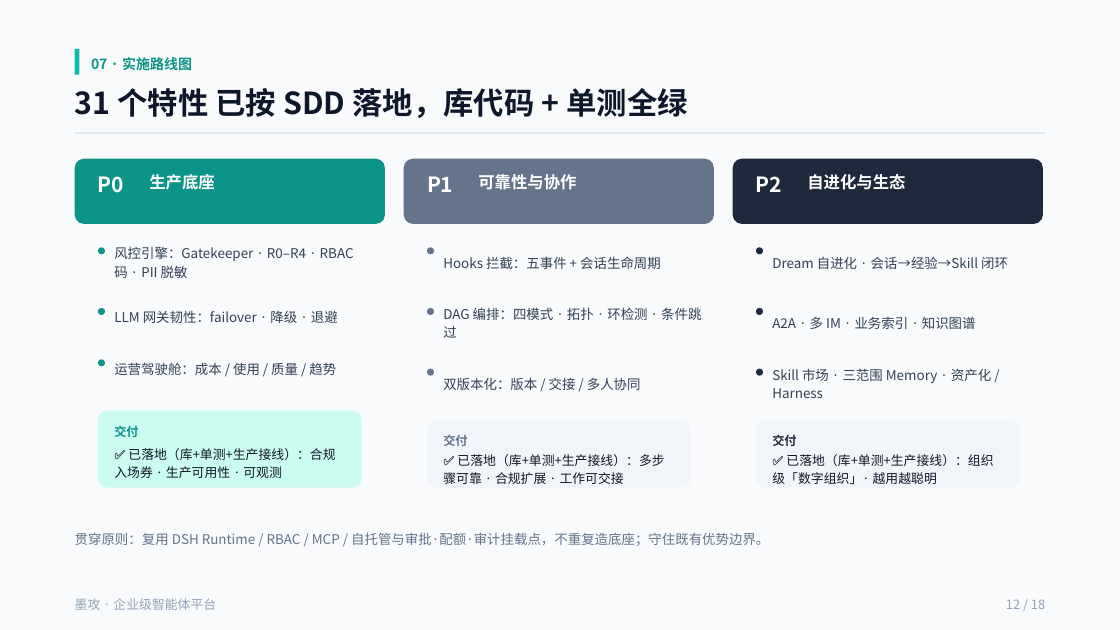
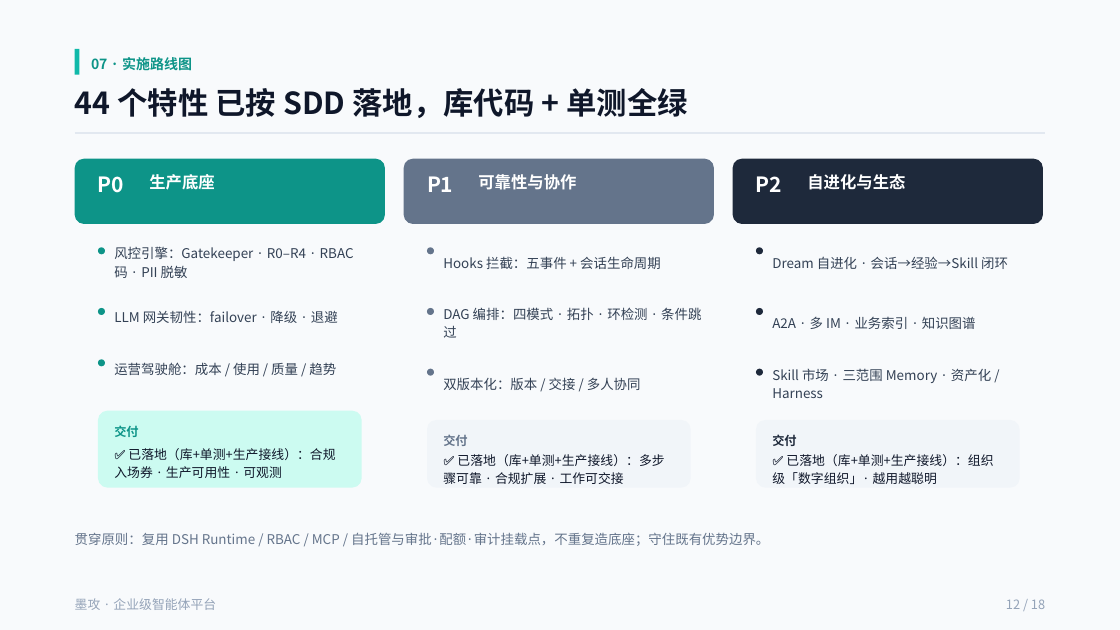
Before and after one commit to cooper2006/mogo, a slide deck: slide 12 of docs/intro-v4.pptx. Drawn at 1120x630 pixels with LibreOffice and Linux fonts; fonts in the diff are those of the drawing. Boxes give left, top, right and bottom in pixels: in the first picture for what was removed or moved away, otherwise in the second. Text is boxed around its words. In the diff, an @@ line names an element or a change of style, - is before the commit and + after.

Commit message:
docs: 刷新 README 与 intro-v4.pptx 对齐 v0.2.5 / 44 特性 / 1044 任务
- README(中/英): 特性计数 31→44、任务 1000+→1044、分组六→七、补 AgentOS 整合批次 032–044 章节与表格
- intro-v4.pptx: 封面 v0.2.4→v0.2.5 / 2026-10-22→2026-10-23；多处 31→44、1000+→1044；注记补 032–044（保持 18 页）

```diff
--- a/docs/intro-v4.pptx
+++ b/docs/intro-v4.pptx
@@ text at <box>75,88,687,118</box>: text changed @@
-31 个特性 已按 SDD 落地，库代码 + 单测全绿
+44 个特性 已按 SDD 落地，库代码 + 单测全绿
```
Also in this commit, not shown: 4 other slides changed, 2 other files.
